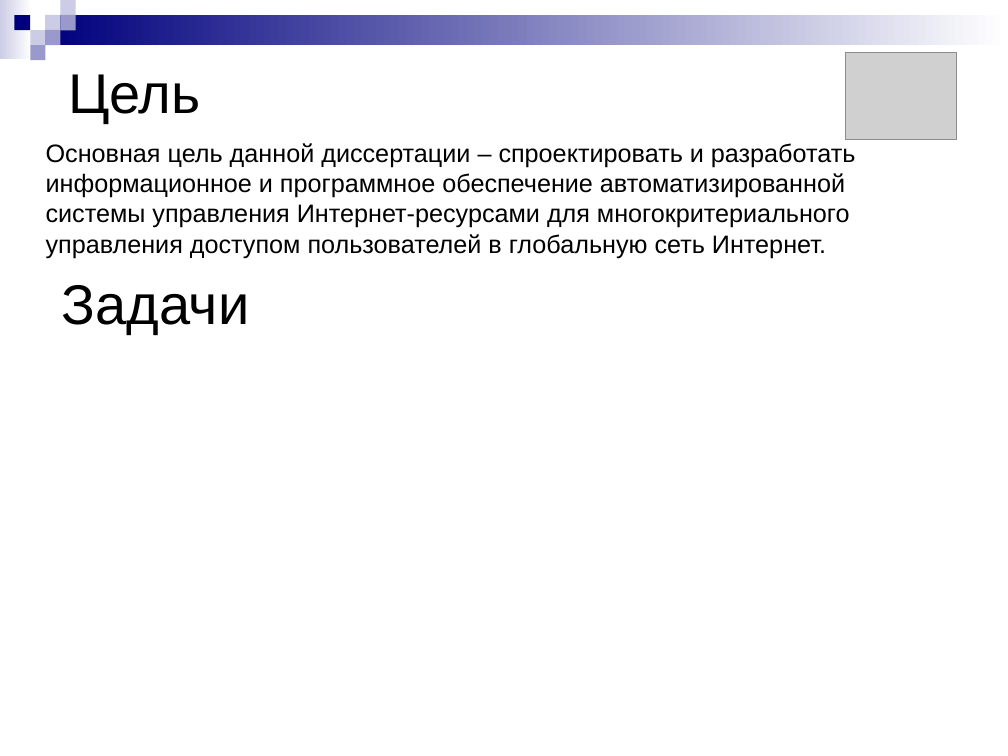
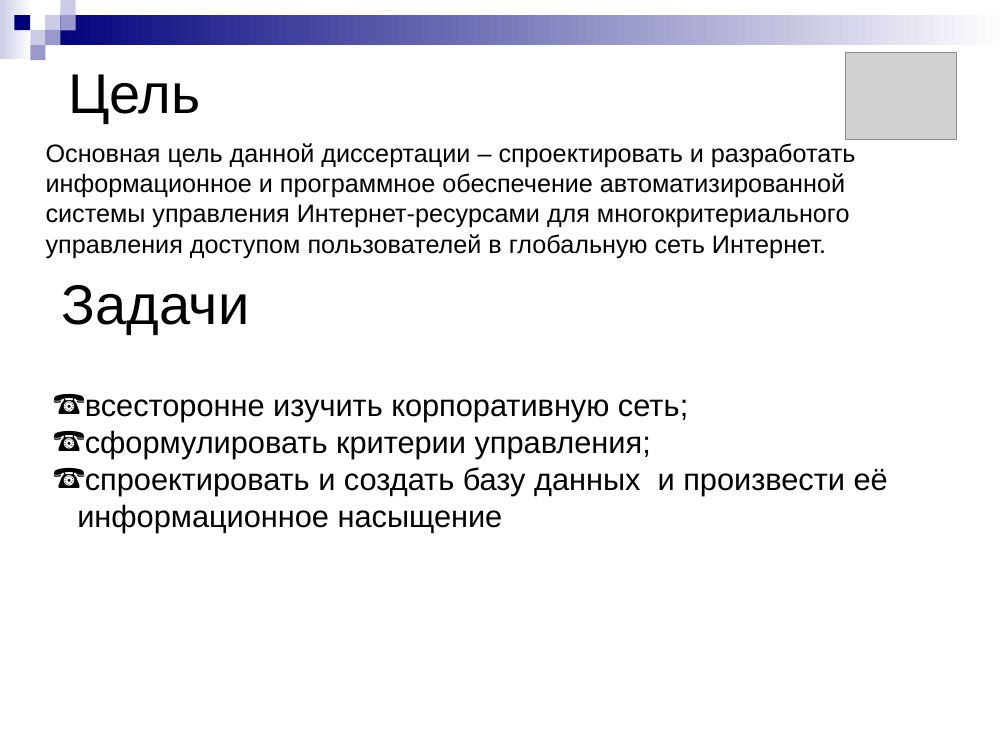
Before and after one commit to aricent123/cadbis, a slide deck: slide 2 of CADBiS_docs/DRypa/presentation.ppt. Drawn at 1008x756 pixels with LibreOffice and Linux fonts; fonts in the diff are those of the drawing; grey boxes stand for pictures. Boxes give left, top, right and bottom in pixels: in the first picture for what was removed or moved away, otherwise in the second. Text is boxed around its words. In the diff, an @@ line names an element or a change of style, - is before the commit and + after.

```diff
--- a/CADBiS_docs/DRypa/presentation.ppt
+++ b/CADBiS_docs/DRypa/presentation.ppt
@@ text added at (x1=77, y1=399, x2=888, y2=532), 22 pt, text #000000 @@
+☎ всесторонне изучить корпоративную сеть;
+☎ cформулировать критерии управления;
+☎ спроектировать и создать базу данных и произвести её информационное насыщение
```
Also in this commit, not shown: 2 other slides changed.
